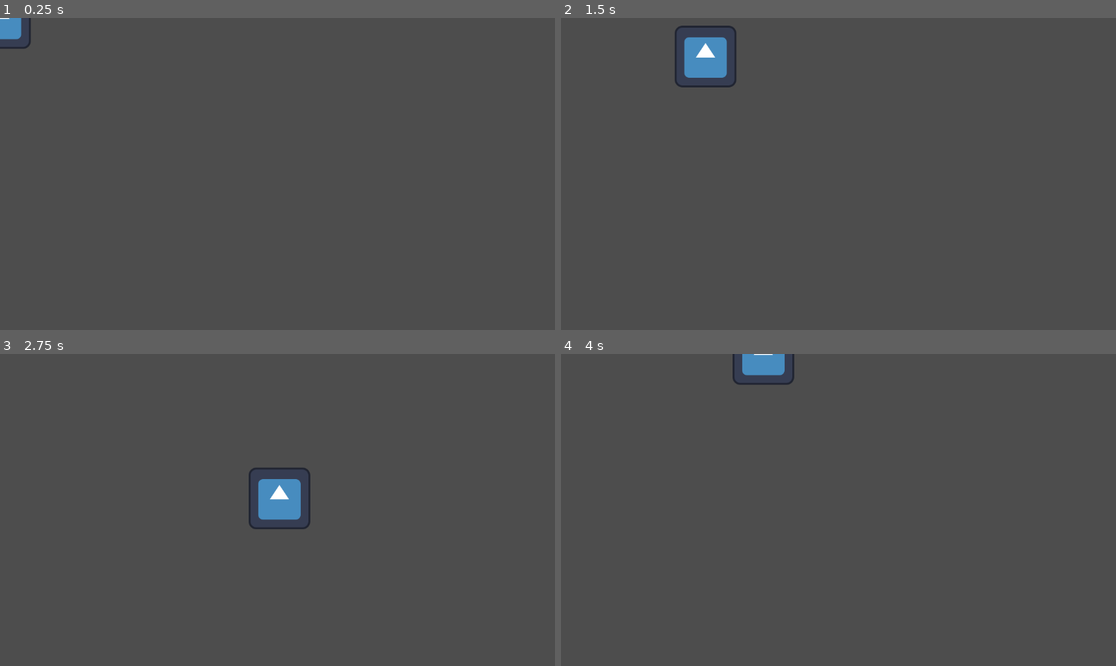
Above: before the commit, frames 1-4 (two rows, left to right).
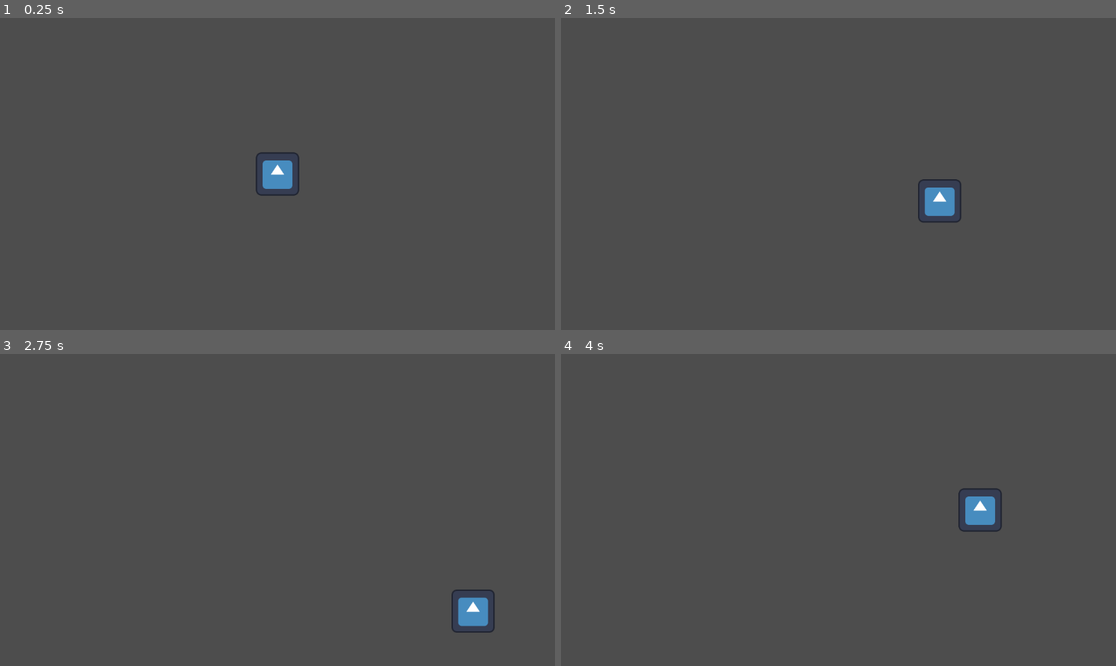
Above: after the commit, the same moments.

Repository: MuriloZF/ggj26
Game: Godot game, scene res://player.tscn
The game is run twice, just before and just after one commit, with the same random seed, the same clock (stepped at 60 frames per second) and the same inputs. The project has no main scene, so this scene is started directly. The engine's default icon, where the game draws it, is replaced by a stand-in: a white triangle on a blue panel in a dark square.
Inputs:
- Up to frame 1 (0.25 s): no input
- Up to frame 2 (1.5 s): tap Enter at 0.5 s; hold D (right) 0.53-1.28 s; hold S (down) from 1.28 s (still down)
- Up to frame 3 (2.75 s): release S (down) at 2.03 s; hold D (right) from 2.03 s (still down)
- Up to frame 4 (4 s): release D (right) at 2.78 s; hold W (up) 2.78-3.53 s; hold A (left) from 3.53 s (still down)

The runs differ from the first frame. In frame 1, 1.0% of the frame differs, in the area x 0-54%, y 0-58%; in frame 2, 1.9%, in the area x 20-73%, y 2-66%; in frame 3, 1.9%; in frame 4, 1.3%.

Commit message:
TODO: FIX CAMERA

Diff:
--- a/player.tscn
+++ b/player.tscn
@@ -45,3 +45,10 @@
 
 [node name="playerCollision" type="CollisionShape2D" parent="."]
 shape = SubResource("CapsuleShape2D_sweqy")
+
+[node name="Camera2D" type="Camera2D" parent="."]
+top_level = true
+zoom = Vector2(0.7, 0.7)
+limit_smoothed = true
+position_smoothing_enabled = true
+position_smoothing_speed = 10.0
